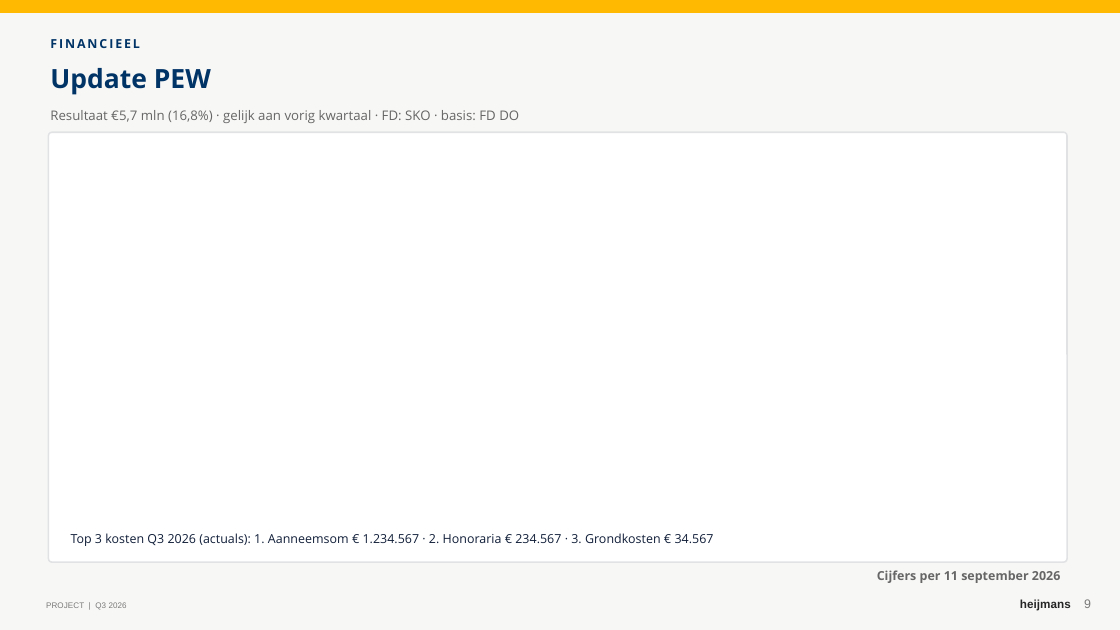
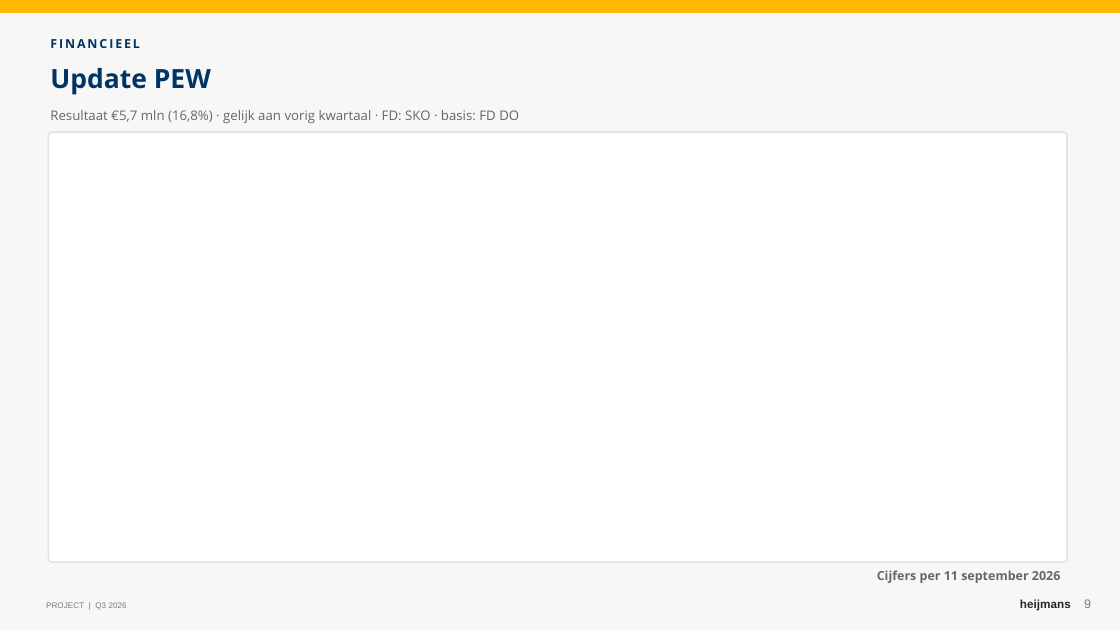
Before and after one commit to LuukLoohuis/Forecast-Builder, a slide deck: slide 9 of output/Kwartaal_Template_cashflow_v22.pptx. Drawn at 1120x630 pixels with LibreOffice and Linux fonts; fonts in the diff are those of the drawing; background and template pictures are left out. Boxes give left, top, right and bottom in pixels: in the first picture for what was removed or moved away, otherwise in the second. Text is boxed around its words. In the diff, an @@ line names an element or a change of style, - is before the commit and + after.

```diff
--- a/output/Kwartaal_Template_cashflow_v22.pptx
+++ b/output/Kwartaal_Template_cashflow_v22.pptx
@@ text removed at [71, 533, 714, 546] @@
-Top 3 kosten Q3 2026 (actuals): 1. Aanneemsom € 1.234.567 · 2. Honoraria € 234.567 · 3. Grondkosten € 34.567
```
Also in this commit, not shown: 16 other files.
